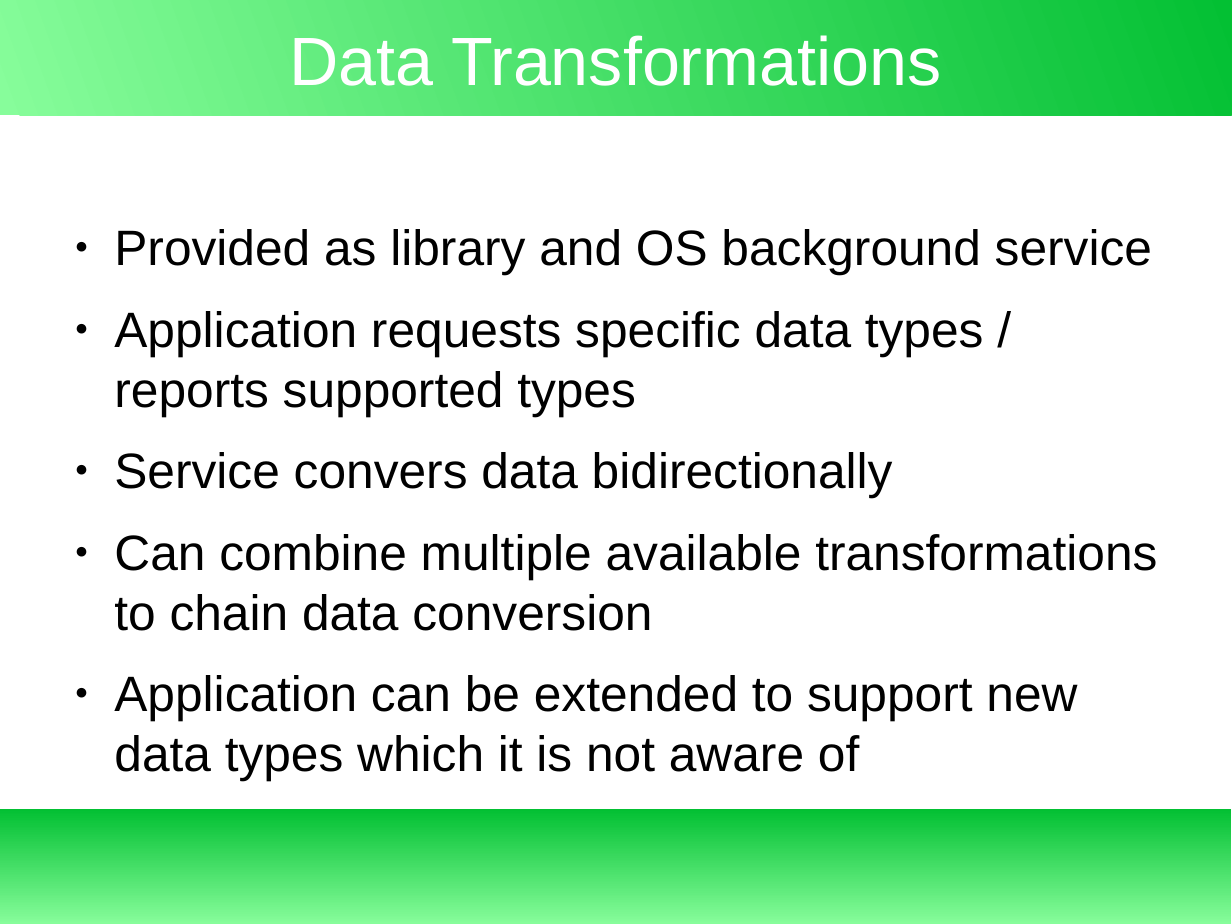
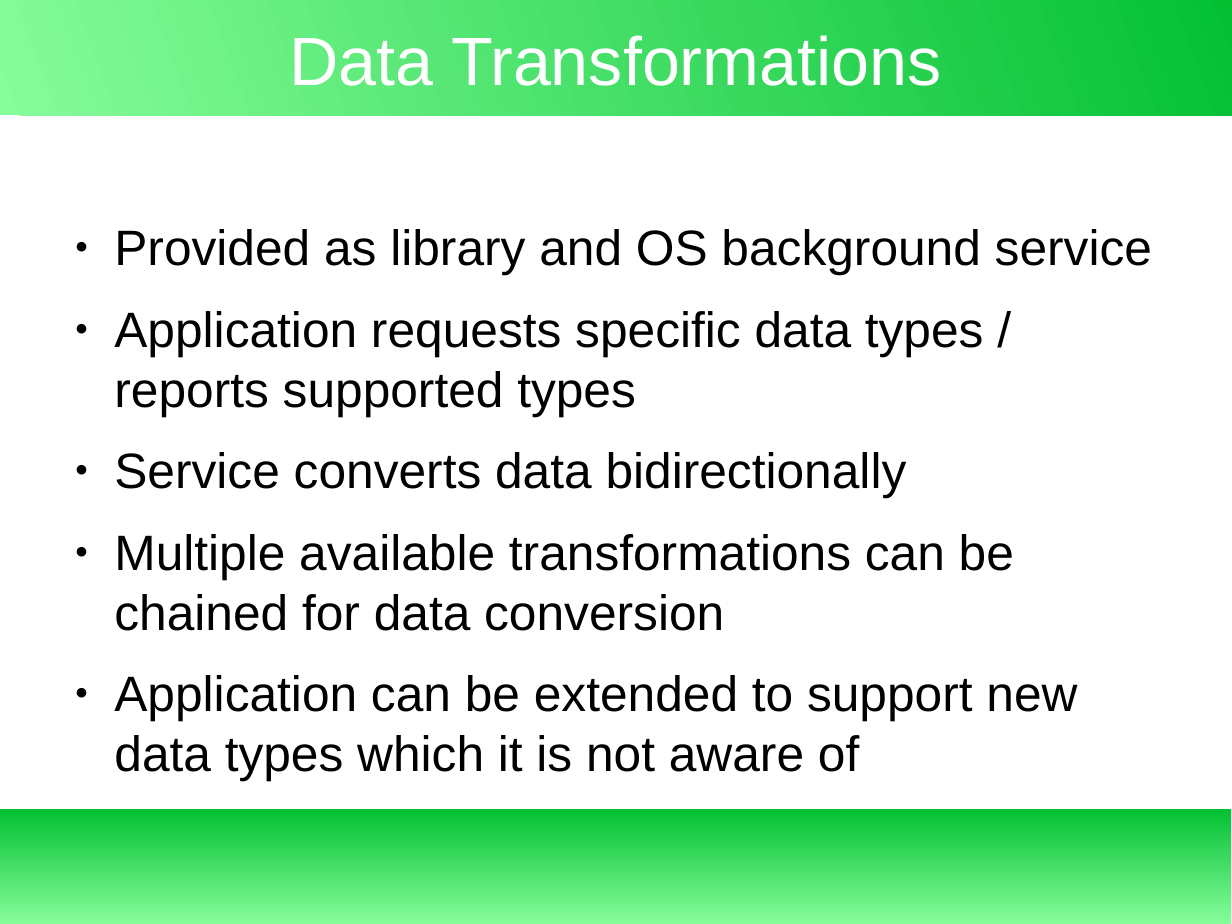
Before and after one commit to exbin/xbup-doc, a slide deck: slide 15 of presentation/binary_concept.odp. Drawn at 1232x924 pixels with LibreOffice and Linux fonts; fonts in the diff are those of the drawing. Boxes give left, top, right and bottom in pixels: in the first picture for what was removed or moved away, otherwise in the second. Text is boxed around its words. In the diff, an @@ line names an element or a change of style, - is before the commit and + after.

```diff
--- a/presentation/binary_concept.odp
+++ b/presentation/binary_concept.odp
@@ text at bbox=[114, 452, 1014, 631]: text changed @@
-● Service convers data bidirectionally
-● Can combine multiple available transformations to chain data conversion
+● Service converts data bidirectionally
+● Multiple available transformations can be chained for data conversion
```
Also in this commit, not shown: 3 other slides changed, 2 other files.
